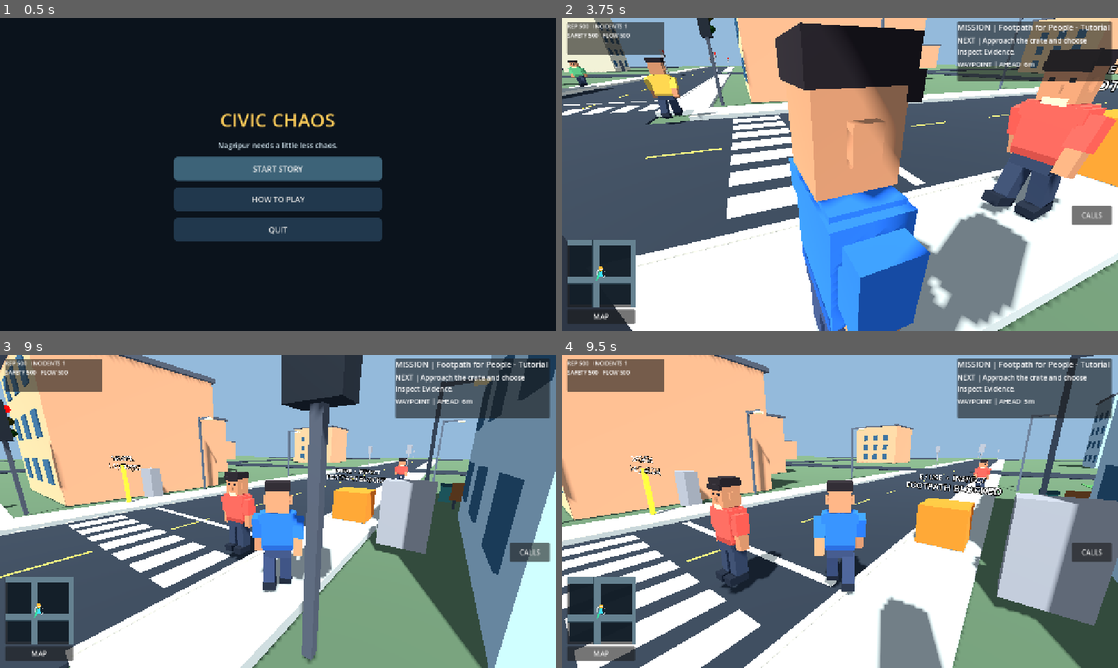
Above: before the commit, frames 1-4 (two rows, left to right).
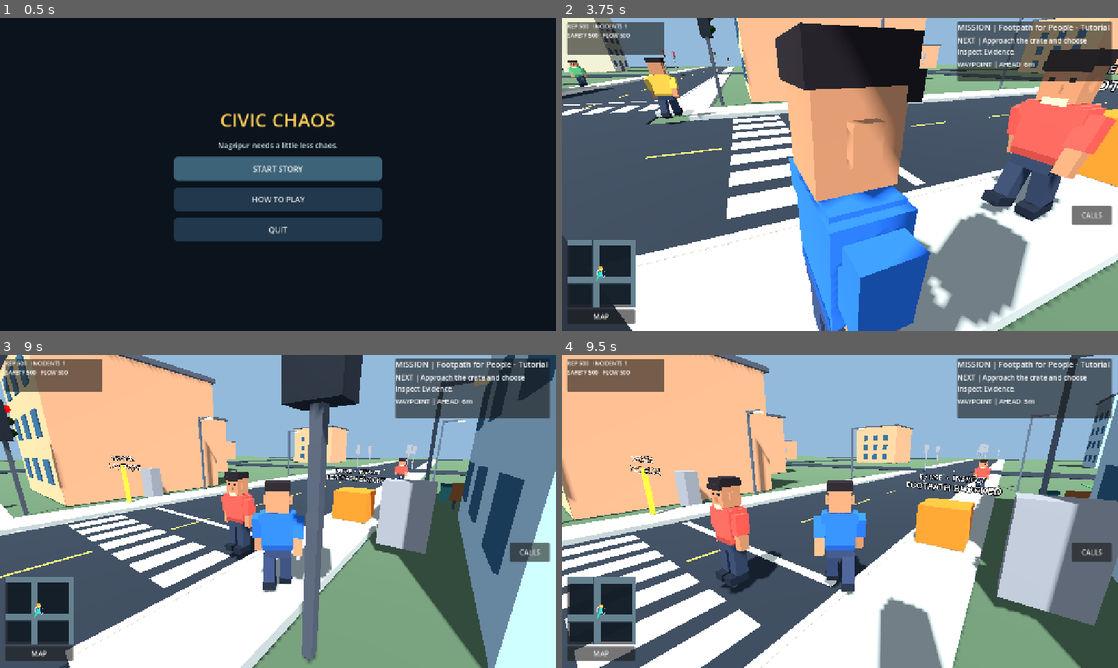
Above: after the commit, the same moments.

Repository: gauravprajapat-23/civic-chaos
Game: Godot game, scene res://scenes/core/menu.tscn
Two runs of this game, one before a commit and one after it. Both use one fixed random seed, a clock stepped at 60 frames per second and the inputs below.
Inputs (mouse positions are in pixels of both pictures, inside the frame that each line leads up to):
- Up to frame 1 (0.5 s): no input
- Up to frame 2 (3.75 s): click "START STORY" at 0.5 s; click "MAP" at 1.25 s; click "CALLS" at 2 s; tap Enter at 2.75 s; move the mouse to (962, 158) at 2.77 s; hold D (move_right) 2.78-3.5 s; hold E (interact) 2.78-3.5 s; click (962, 158) at 2.92 s; tap Space (jump) at 3.02 s; tap F10 (restart_game) at 3.5 s; drag from (728, 190) to (812, 237) at 3.52 s
- Up to frame 3 (9 s): move the mouse to (289, 505) at 4.27 s; hold W (move_forward) 4.28-5 s; tap M at 4.35, 8.85 s; drag from (250, 574) to (111, 464) at 5.02 s; move the mouse to (444, 558) at 5.77 s; hold A (move_left) 5.78-6.5 s; hold Shift (sprint) 5.78-6.5 s; drag from (111, 464) to (194, 433) at 6.52 s; move the mouse to (305, 511) at 7.27 s; hold S (move_back) 7.28-8 s; hold E (interact) 7.28-8 s; click (305, 511) at 7.42 s; drag from (194, 433) to (166, 527) at 8.02 s; move the mouse to (400, 495) at 8.77 s; hold W (move_forward) from 8.78 s (still down)
- Up to frame 4 (9.5 s): keep holding W (move_forward)

Frame 1 is identical in both runs. In frame 2, less than 0.1% of the frame differs, in the area x 19-66%, y 10-18%; in frame 3, less than 0.1%; in frame 4, less than 0.1%, in the area x 40-79%, y 28-38%.

Commit message:
feat(outer-signal-10): render four true direction-specific traffic light heads per outer node [skip ci]

Diff:
--- a/scripts/traffic/outer_traffic_lights.gd
+++ b/scripts/traffic/outer_traffic_lights.gd
@@ -34,12 +34,14 @@
             # Separate axis-specific heads at each outer city intersection.
             # Never add colliders to traffic signage: this fixes visibility
             # without blocking vehicles or pedestrians.
-            _add_head(node + Vector3(3.5, 0.0, 3.5), "ns")
-            _add_head(node + Vector3(-3.5, 0.0, -3.5), "ew")
+            _add_head(node + Vector3(-3.5, 0.0, -3.5), "N")
+            _add_head(node + Vector3(3.5, 0.0, -3.5), "E")
+            _add_head(node + Vector3(3.5, 0.0, 3.5), "S")
+            _add_head(node + Vector3(-3.5, 0.0, 3.5), "W")
 
-func _add_head(at: Vector3, axis: String) -> void:
+func _add_head(at: Vector3, approach: String) -> void:
     var head := Node3D.new()
-    head.name = "%s_%d" % [axis.to_upper(), _lamps.size()]
+    head.name = "%s_%d" % [approach, _lamps.size()]
     head.position = at
     add_child(head)
     var pole := MeshInstance3D.new()
@@ -60,7 +62,7 @@
     head.add_child(housing)
     var red := _bulb(head, "RedBulb", Vector3(0, 3.50, -0.24))
     var green := _bulb(head, "GreenBulb", Vector3(0, 2.94, -0.24))
-    _lamps.append({"axis": axis, "red": red, "green": green})
+    _lamps.append({"approach": approach, "red": red, "green": green})
 
 func _bulb(head: Node3D, label: String, position: Vector3) -> MeshInstance3D:
     var light := MeshInstance3D.new()
@@ -76,12 +78,12 @@
 func sync_tick(tick: int) -> void:
     displayed_tick = tick
     for head in _lamps:
-        var green: bool = Policy.aspect(str(head["axis"]), tick) == "green"
+        var green: bool = Policy.aspect(str(head["approach"]), tick) == "green"
         (head["green"] as MeshInstance3D).material_override = _green_material if green else _dim_material
         (head["red"] as MeshInstance3D).material_override = _dim_material if green else _red_material
 
 func head_count() -> int:
     return _lamps.size()
 
-func displayed_aspect(axis: String) -> String:
-    return Policy.aspect(axis, displayed_tick)
+func displayed_aspect(approach: String) -> String:
+    return Policy.aspect(approach, displayed_tick)
